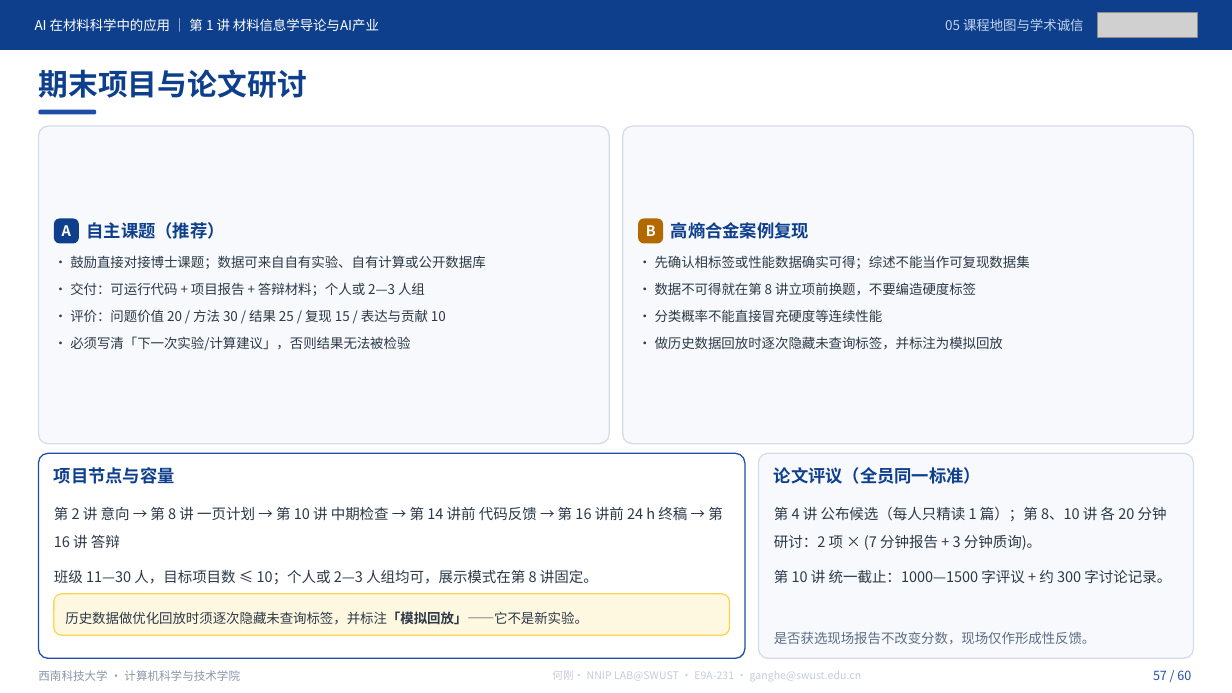
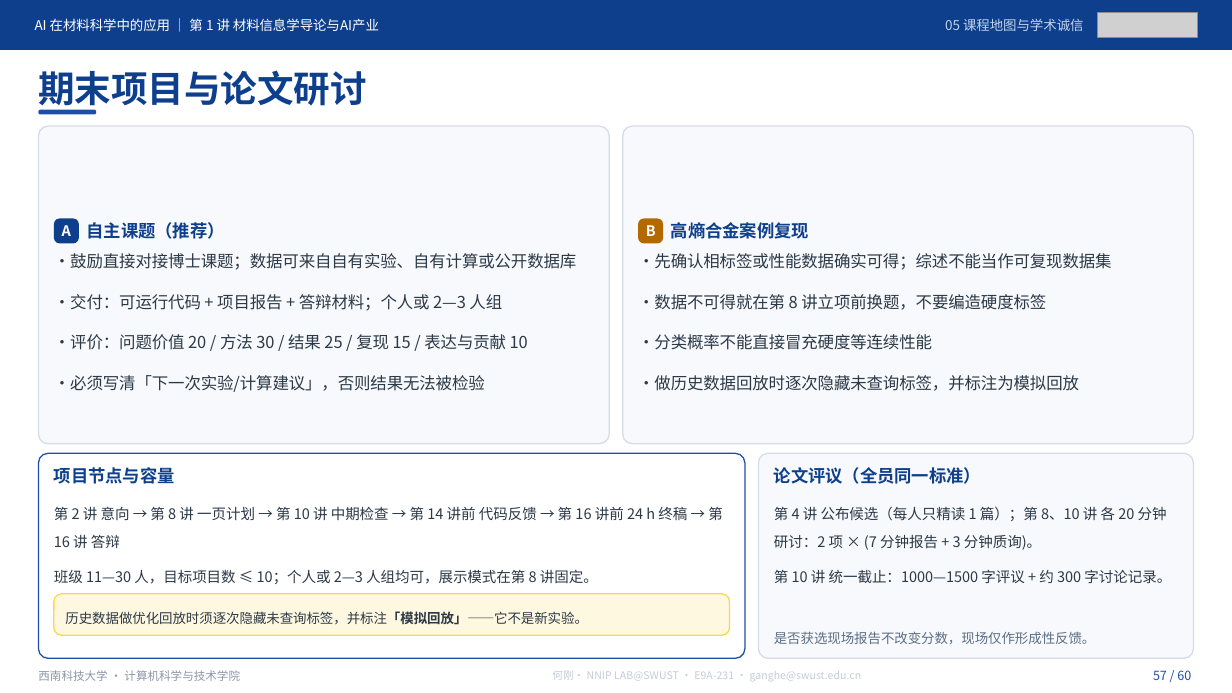
Before and after one commit to cosfrist/Applications-of-Artificial-Intelligence-in-Materials-Science-SWUST, a slide deck: slide 57 of lectures/01-材料信息学导论与AI产业/AI在材料科学中的应用-第1讲 材料信息学导论与AI产业-V5.pptx. Drawn at 1232x693 pixels with LibreOffice and Linux fonts; fonts in the diff are those of the drawing; grey boxes stand for pictures. Boxes give left, top, right and bottom in pixels: in the first picture for what was removed or moved away, otherwise in the second. Text is boxed around its words. In the diff, an @@ line names an element or a change of style, - is before the commit and + after.

Commit message:
课件更新：导论 / 第1讲手动修订，第2讲课件开放
导论（49 页，页数不变）
- 案例页统一加「概念示意（按文献重绘）」标注，区分示意与原文插图
- 证据边界收紧：火星制氧限定为地球实验室验证、尚未火星部署；
  Ti–Nb 标明为模拟应用而非新实验；弹性模量栏改为模型误差 MAE，
  不与材料模量值混同；不再宣称把可重复性写成目标函数
- P2 阅读导航补全 DOI 与 R1 第 1 章
- 新增逐页讲义、授课路线、SHA256 清单、课堂记录表（此前仓库只有课件）

第1讲（60 页，页数不变）
- 新增 8 张配图（约 1.9 MB），移除 2 张重复素材
- 科学表述修订：MGI 定位改为计算—数据—实验基础设施而非术语起点；
  Hall–Petch 斜率写明为经验拟合参数；P12 图注明「教学合成数据」
- P1 加课程仓库地址；P3 改为本讲预期目标，删去 90 分钟路线页内表
- code/ 补齐 运行预检-V5.py 与两份 README

第2讲（60 页）
- 首次发布课件；讲义、代码与表单仍待整讲验收后开放

校验
- 导论 SHA256 清单 6/6、第1讲 13/13 逐字节复算通过
- 顶层 README 发布状态同步；第 2 讲转为课件已发布

```diff
--- a/lectures/01-材料信息学导论与AI产业/AI在材料科学中的应用-第1讲 材料信息学导论与AI产业-V5.pptx
+++ b/lectures/01-材料信息学导论与AI产业/AI在材料科学中的应用-第1讲 材料信息学导论与AI产业-V5.pptx
@@ text "期末项目与论文研讨" at [38, 70, 367, 112]: size 23.2 to 28.5 pt @@
@@ text at [54, 253, 576, 270]: text changed; size 10.5 to 12.8 pt @@
-· 鼓励直接对接博士课题；数据可来自自有实验、自有计算或公开数据库
+·鼓励直接对接博士课题；数据可来自自有实验、自有计算或公开数据库
@@ text at [638, 253, 1111, 270]: text changed; size 10.5 to 12.8 pt @@
-· 先确认相标签或性能数据确实可得；综述不能当作可复现数据集
+·先确认相标签或性能数据确实可得；综述不能当作可复现数据集
@@ text at [54, 294, 502, 311]: text changed; size 10.5 to 12.8 pt @@
-· 交付：可运行代码 + 项目报告 + 答辩材料；个人或 2—3 人组
+·交付：可运行代码 + 项目报告 + 答辩材料；个人或 2—3 人组
@@ text at [638, 294, 1046, 310]: text changed; size 10.5 to 12.8 pt @@
-· 数据不可得就在第 8 讲立项前换题，不要编造硬度标签
+·数据不可得就在第 8 讲立项前换题，不要编造硬度标签
@@ text at [54, 334, 528, 350]: text changed; size 10.5 to 12.8 pt @@
-· 评价：问题价值 20 / 方法 30 / 结果 25 / 复现 15 / 表达与贡献 10
+·评价：问题价值 20 / 方法 30 / 结果 25 / 复现 15 / 表达与贡献 10
@@ text at [638, 334, 932, 350]: text changed; size 10.5 to 12.8 pt @@
-· 分类概率不能直接冒充硬度等连续性能
+·分类概率不能直接冒充硬度等连续性能
@@ text at [54, 375, 485, 392]: text changed; size 10.5 to 12.8 pt @@
-· 必须写清「下一次实验/计算建议」，否则结果无法被检验
+·必须写清「下一次实验/计算建议」，否则结果无法被检验
@@ text at [638, 375, 1079, 391]: text changed; size 10.5 to 12.8 pt @@
-· 做历史数据回放时逐次隐藏未查询标签，并标注为模拟回放
+·做历史数据回放时逐次隐藏未查询标签，并标注为模拟回放
```
Also in this commit, not shown: 55 other slides changed, 20 other files.
